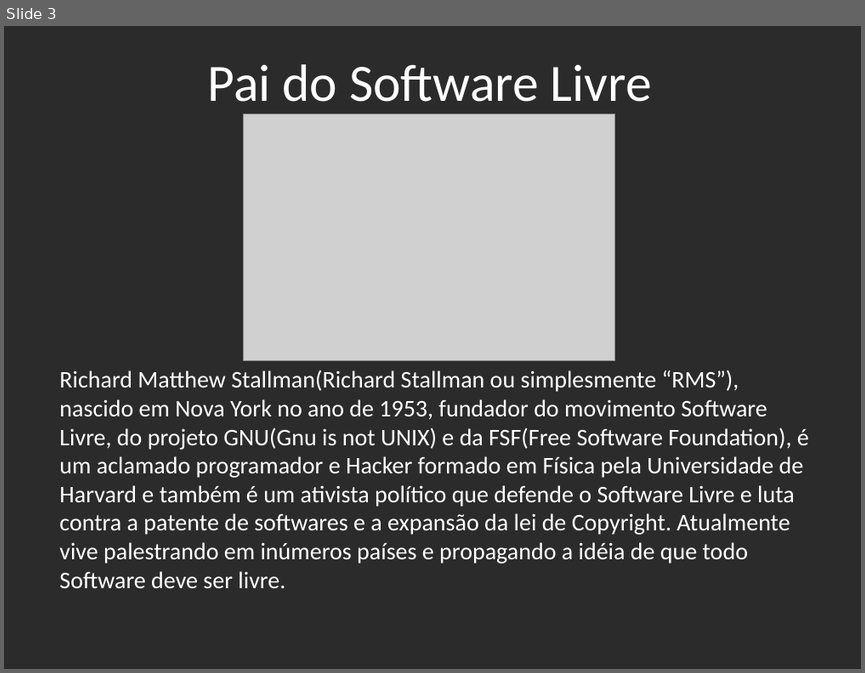
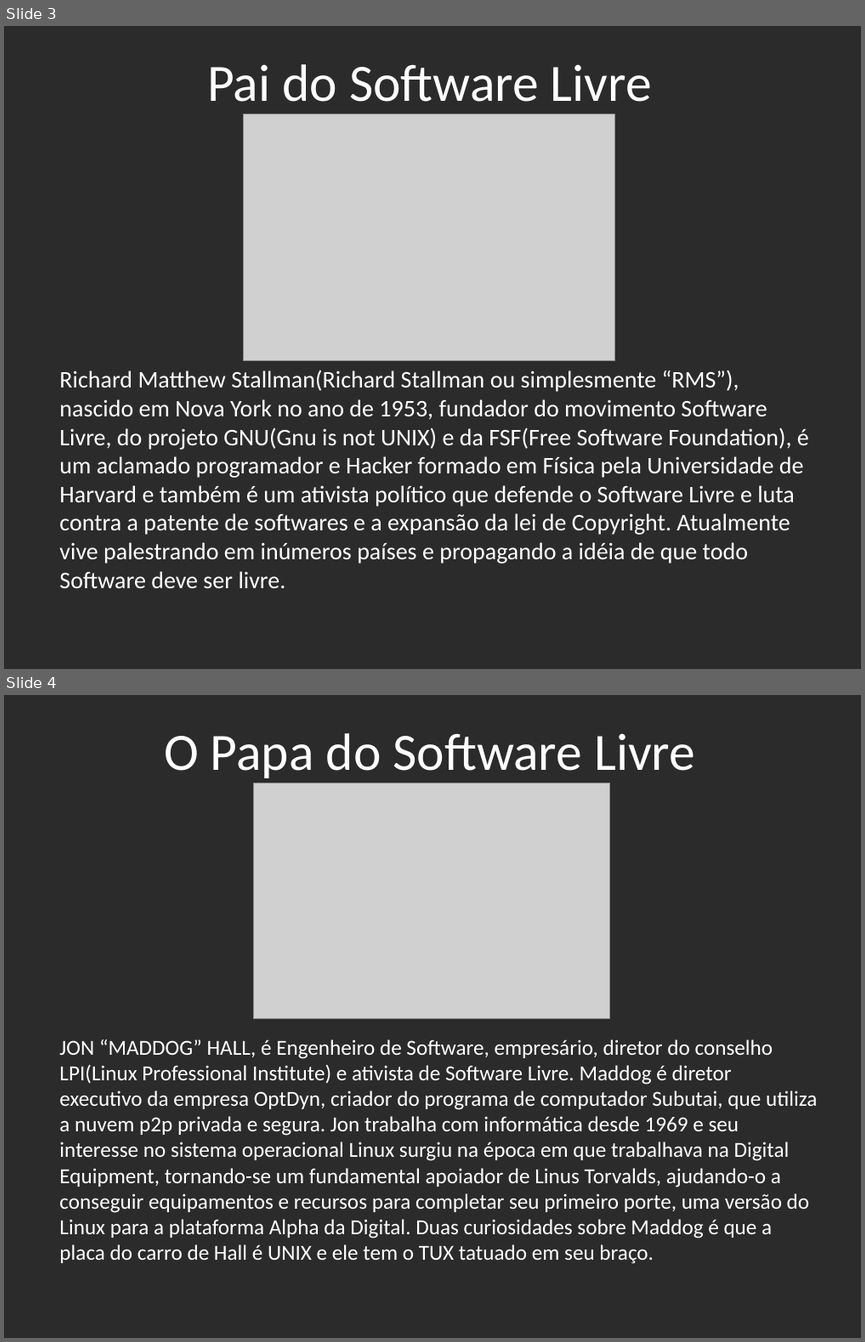
Before and after one commit to Doginnn/Palestras, a slide deck: 3ª Palestra - GDG_João_Pessoa.odp. Shown one above the other, each under a label of ours: slide 3 before the commit, slides 3 and 4 after it. The pictures are 865x673 and 865x1342 pixels, drawn with LibreOffice and Linux fonts; fonts in the diff are those of the drawing; grey boxes stand for pictures; background and template pictures are left out; a plain dark background stands for a picture behind light text. Boxes give left, top, right and bottom in pixels: in the first picture for what was removed or moved away, otherwise in the second. Text is boxed around its words. In the diff, an @@ line names an element or a change of style, - is before the commit and + after.

Commit message:
[UPD]Atualização da planilha de palestras para o GDG João Pesso

```diff
--- a/3ª Palestra - GDG_João_Pessoa.odp
+++ b/3ª Palestra - GDG_João_Pessoa.odp
@@ slide 4 added at [4, 695, 861, 1338], background picture (left out) @@
@@ text added at [164, 733, 695, 778], 44 pt, text #FFFFFF @@
+O Papa do Software Livre
@@ picture added at [253, 783, 610, 1019] @@
@@ text added at [59, 1039, 817, 1263], 18 pt, text #FFFFFF @@
+JON “MADDOG” HALL, é Engenheiro de Software, empresário, diretor do conselho LPI(Linux Professional Institute) e ativista de Software Livre. Maddog é diretor executivo da empresa OptDyn, criador do programa de computador Subutai, que utiliza a nuvem p2p privada e segura. Jon trabalha com informática desde 1969 e seu interesse no sistema operacional Linux surgiu na época em que trabalhava na Digital Equipment, tornando-se um fundamental apoiador de Linus Torvalds, ajudando-o a conseguir equipamentos e recursos para completar seu primeiro porte, uma versão do Linux para a plataforma Alpha da Digital. Duas curiosidades sobre Maddog é que a placa do carro de Hall é UNIX e ele tem o TUX tatuado em seu braço.
```
Also in this commit, not shown: 4 slides changed, 1 other slide added, 3 other files.
